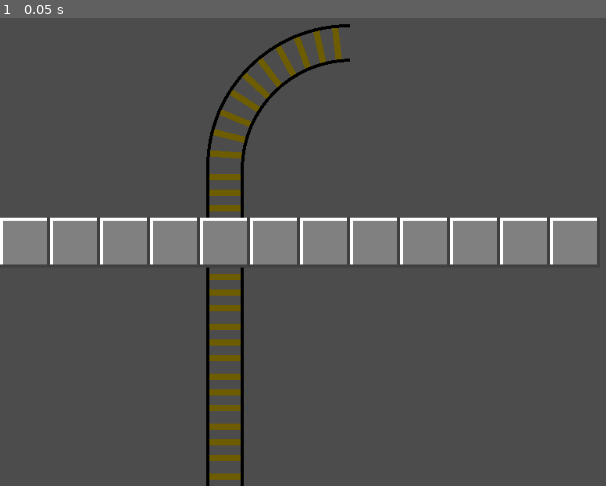
Above: before the commit, frame 1.
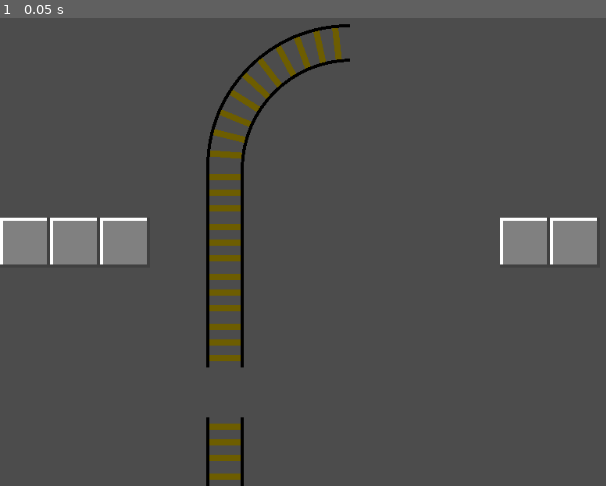
Above: after the commit, the same moment.

Repository: 2zqa/traingame
Game: Godot game, scene res://Scenes/World.tscn
The game is run twice, just before and just after one commit, with the same random seed, the same clock (stepped at 60 frames per second) and the same inputs.
Inputs:
- Up to frame 1 (0.05 s): no input

The runs differ from the first frame. In frame 1, 5.8% of the frame differs, in the area x 24-83%, y 42-86%.

Commit message:
Update contenst of ground and objects

Diff:
--- a/Scenes/World.tscn
+++ b/Scenes/World.tscn
@@ -4,7 +4,11 @@
 
 [node name="World" type="Node2D"]
 
-[node name="TileMap" type="TileMap" parent="."]
+[node name="Ground" type="TileMap" parent="."]
+tile_set = ExtResource( 1 )
+tile_data = PoolIntArray( 3, 1, 0, 4, 1, 0, 5, 1, 0, 6, 1, 0, 7, 1, 0, 8, 1, 0, 65539, 1, 0, 65540, 1, 0, 65541, 1, 0, 65542, 1, 0, 65543, 1, 0, 65544, 1, 0, 131074, 1, 0, 131075, 1, 0, 131076, 1, 0, 131077, 1, 0, 131078, 1, 0, 131079, 1, 0, 131080, 1, 0, 196609, 1, 0, 196610, 1, 0, 196611, 1, 0, 196612, 1, 0, 196613, 1, 0, 196614, 1, 0, 196615, 1, 0, 196616, 1, 0, 262145, 1, 0, 262146, 1, 0, 262147, 1, 0, 262149, 1, 0, 262150, 1, 0, 262151, 1, 0, 262152, 1, 0, 327681, 1, 0, 327682, 1, 0, 327683, 1, 0, 327685, 1, 0, 327686, 1, 0, 327687, 1, 0, 327688, 1, 0, 393218, 1, 0, 393219, 1, 0, 393221, 1, 0, 393222, 1, 0, 393223, 1, 0, 393224, 1, 0 )
+
+[node name="Objects" type="TileMap" parent="."]
 tile_set = ExtResource( 1 )
 format = 1
-tile_data = PoolIntArray( 4, 3, 0, 196612, 0, 0, 262144, 2, 0, 262145, 2, 0, 262146, 2, 0, 262147, 2, 0, 262148, 2, 0, 262149, 2, 0, 262150, 2, 0, 262151, 2, 0, 262152, 2, 0, 262153, 2, 0, 262154, 2, 0, 262155, 2, 0, 327684, 0, 0, 393220, 0, 0, 458756, 0, 0, 524292, 0, 0, 589828, 0, 0, 655364, 0, 0, 720900, 0, 0 )
+tile_data = PoolIntArray( 4, 3, 0, 196612, 0, 0, 262144, 2, 0, 262145, 2, 0, 262146, 2, 0, 262148, 0, 0, 262154, 2, 0, 262155, 2, 0, 327684, 0, 0, 393220, 0, 0, 524292, 0, 0, 589828, 0, 0, 655364, 0, 0, 720900, 0, 0 )
